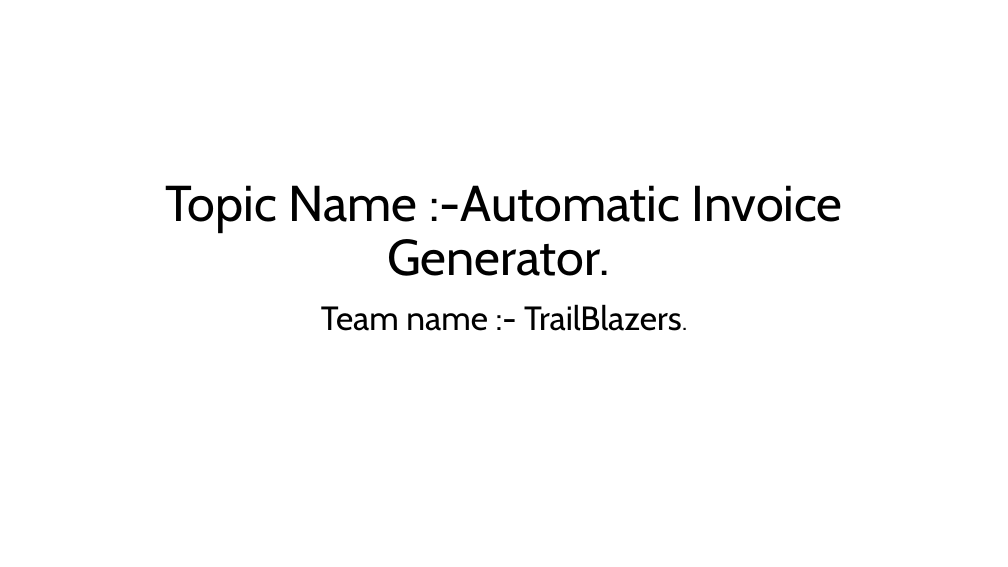
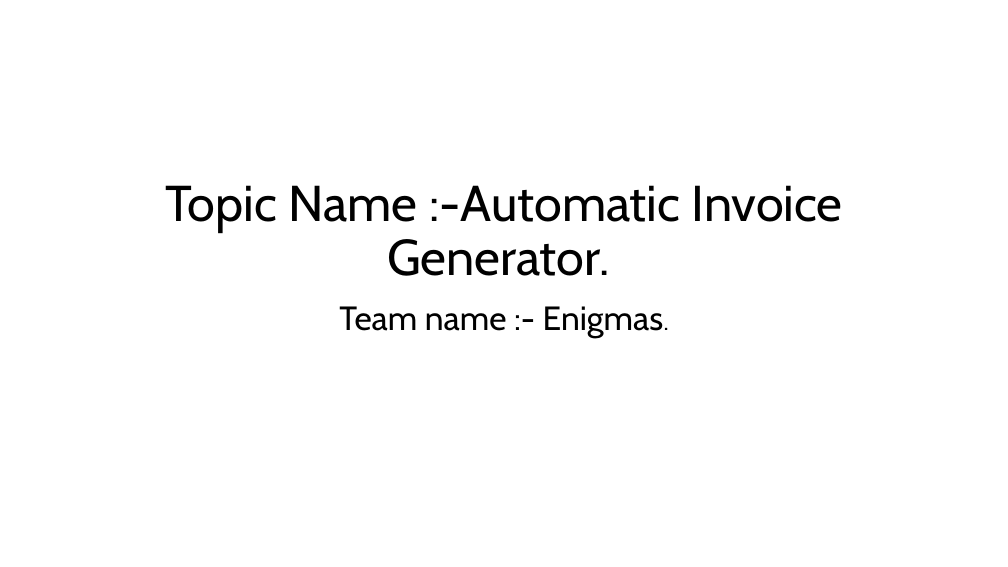
Before and after one commit to infotechperseverance-cpu/Industrial_Training_2026, a slide deck: slide 1 of ENIGMAS/INVOICE_GENERATOR/Required_Doc/automatic invoice ppt.pptx. Drawn at 1008x567 pixels with LibreOffice and Linux fonts; fonts in the diff are those of the drawing. Boxes give left, top, right and bottom in pixels: in the first picture for what was removed or moved away, otherwise in the second. Text is boxed around its words. In the diff, an @@ line names an element or a change of style, - is before the commit and + after.

Commit message:
Fix mistakes in invoice generator documents

```diff
--- a/ENIGMAS/INVOICE_GENERATOR/Required_Doc/automatic invoice ppt.pptx
+++ b/ENIGMAS/INVOICE_GENERATOR/Required_Doc/automatic invoice ppt.pptx
@@ subtitle at (x1=339, y1=306, x2=663, y2=338): text changed @@
-Team name :- TrailBlazers.
+Team name :- Enigmas.
```
Also in this commit, not shown: 1 other file.
